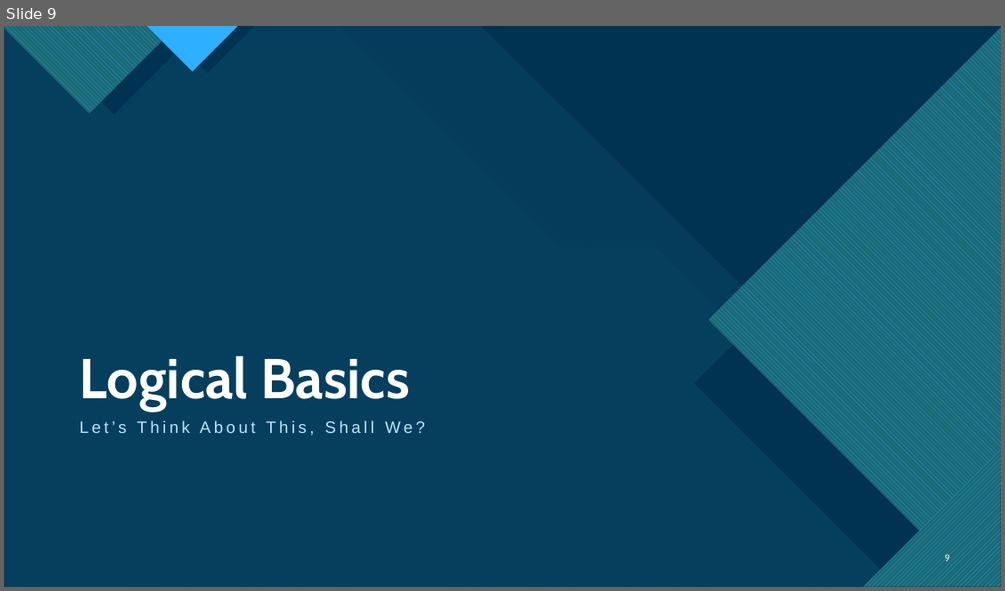
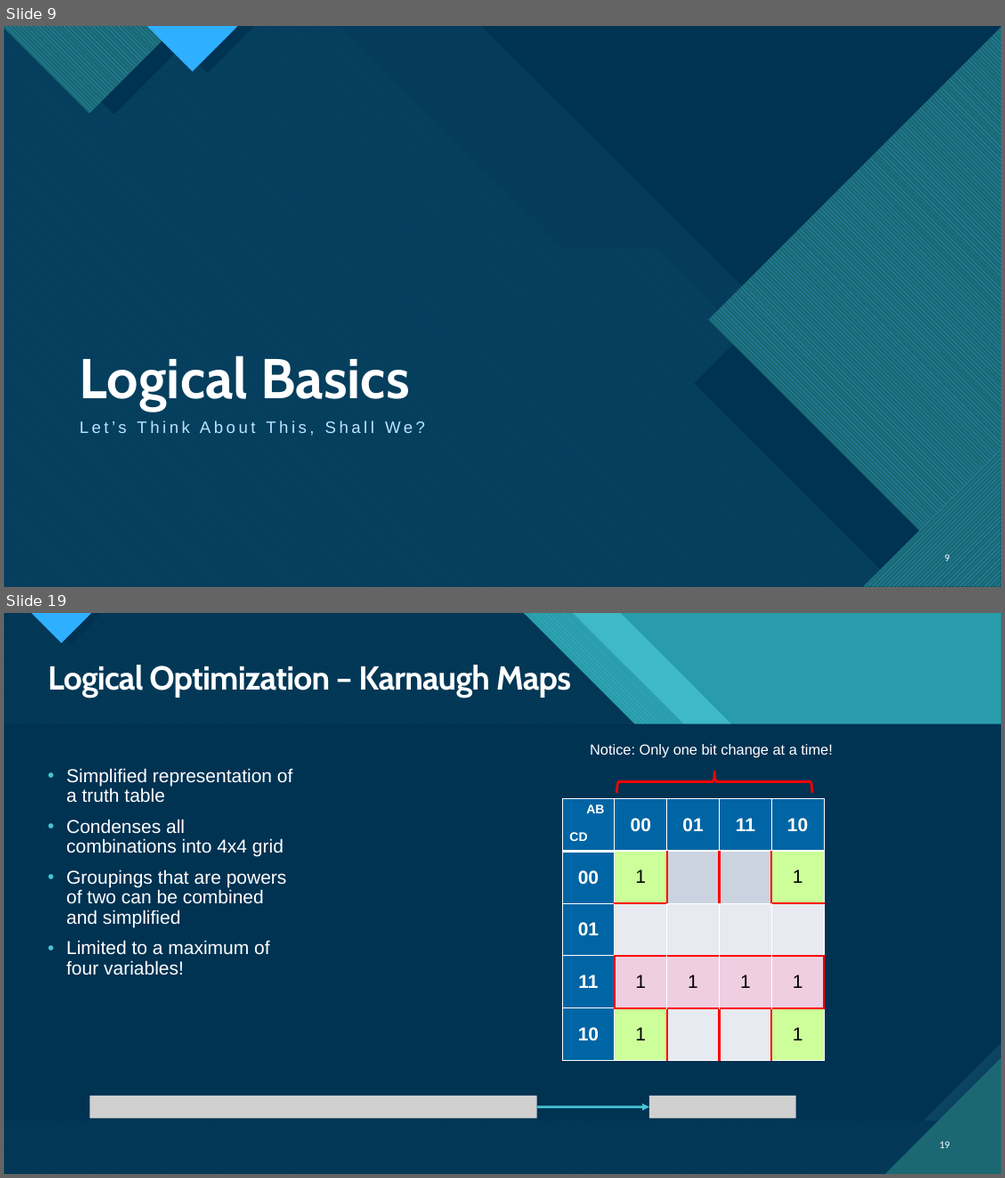
Before and after one commit to Legohead259/OCE4531-Material, a slide deck: presentations/1 - Binary Basics and Boolean Algebra.pptx. Shown one above the other, each under a label of ours: slide 9 before the commit, slides 9 and 19 after it; the slides between them are not shown. The pictures are 1005x591 and 1005x1178 pixels, drawn with LibreOffice and Linux fonts; fonts in the diff are those of the drawing; grey boxes stand for pictures. Boxes give left, top, right and bottom in pixels: in the first picture for what was removed or moved away, otherwise in the second. Text is boxed around its words. In the diff, an @@ line names an element or a change of style, - is before the commit and + after.

```diff
--- a/presentations/1 - Binary Basics and Boolean Algebra.pptx
+++ b/presentations/1 - Binary Basics and Boolean Algebra.pptx
@@ slide 19 added at bbox=[4, 613, 1001, 1174], background #47C3D3; not listed: 14 template elements that a slide beside it also shows @@
@@ rectangle added at bbox=[4, 613, 1001, 1174], fill #299CAB @@
@@ rectangle added at bbox=[4, 613, 1001, 1174], fill #299CAB @@
@@ freeform shape added at bbox=[4, 613, 1001, 1174], fill #47C3D3 at 74% opacity @@
@@ freeform shape added at bbox=[4, 613, 1001, 1174], fill pattern #47C3D3 on #1B6872 @@
@@ title added at bbox=[48, 665, 571, 697], 32 pt, text #FFFFFF, bold @@
+Logical Optimization – Karnaugh Maps
@@ text added at bbox=[590, 744, 832, 757], 14 pt, text #FFFFFF @@
+Notice: Only one bit change at a time!
@@ text added at bbox=[66, 768, 292, 975], 18 pt, text #FFFFFF @@
+• Simplified representation of a truth table
+• Condenses all combinations into 4x4 grid
+• Groupings that are powers of two can be combined and simplified
+• Limited to a maximum of four variables!
@@ left brace added at bbox=[617, 771, 812, 793], outline #FF0000 2.25 pt @@
@@ table added at bbox=[563, 798, 825, 1060], 5 rows, 5 columns @@
+AB / CD | 00 | 01 | 11 | 10
+00 | 1 |  |  | 1
+01 |  |  |  | 
+11 | 1 | 1 | 1 | 1
+10 | 1 |  |  | 1
@@ table added at bbox=[615, 851, 825, 1060], 4 rows, 4 columns @@
+1 |  |  | 1
+ |  |  | 
+1 | 1 | 1 | 1
+1 |  |  | 1
@@ table added at bbox=[615, 956, 825, 1044], 1 rows, 4 columns @@
+1 | 1 | 1 | 1
@@ picture added at bbox=[90, 1095, 537, 1118] @@
@@ arrow added from (537, 1107) to (649, 1107), #47C3D3 2.25 pt @@
@@ picture added at bbox=[649, 1095, 796, 1118] @@
@@ page number added at bbox=[939, 1141, 950, 1148], 10 pt, text #FFFFFF @@
+19
```
Also in this commit, not shown: 1 slide changed, 12 other slides added, 1 slide removed.
